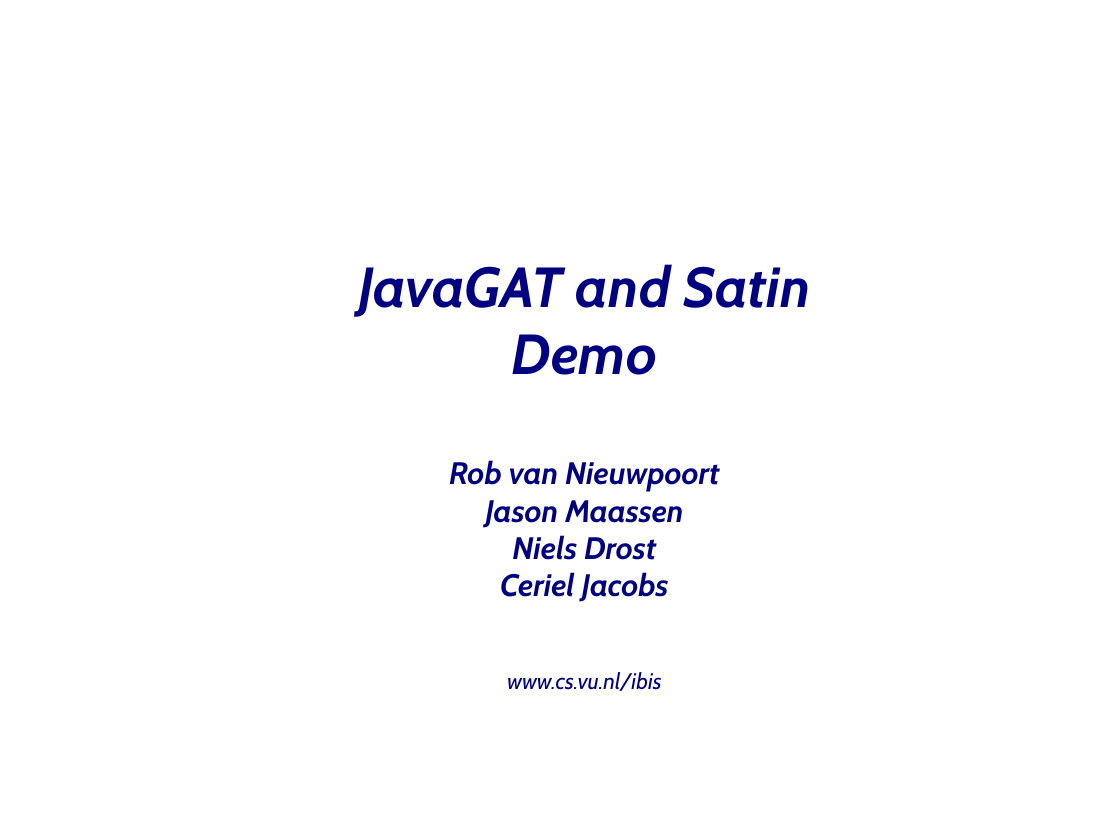
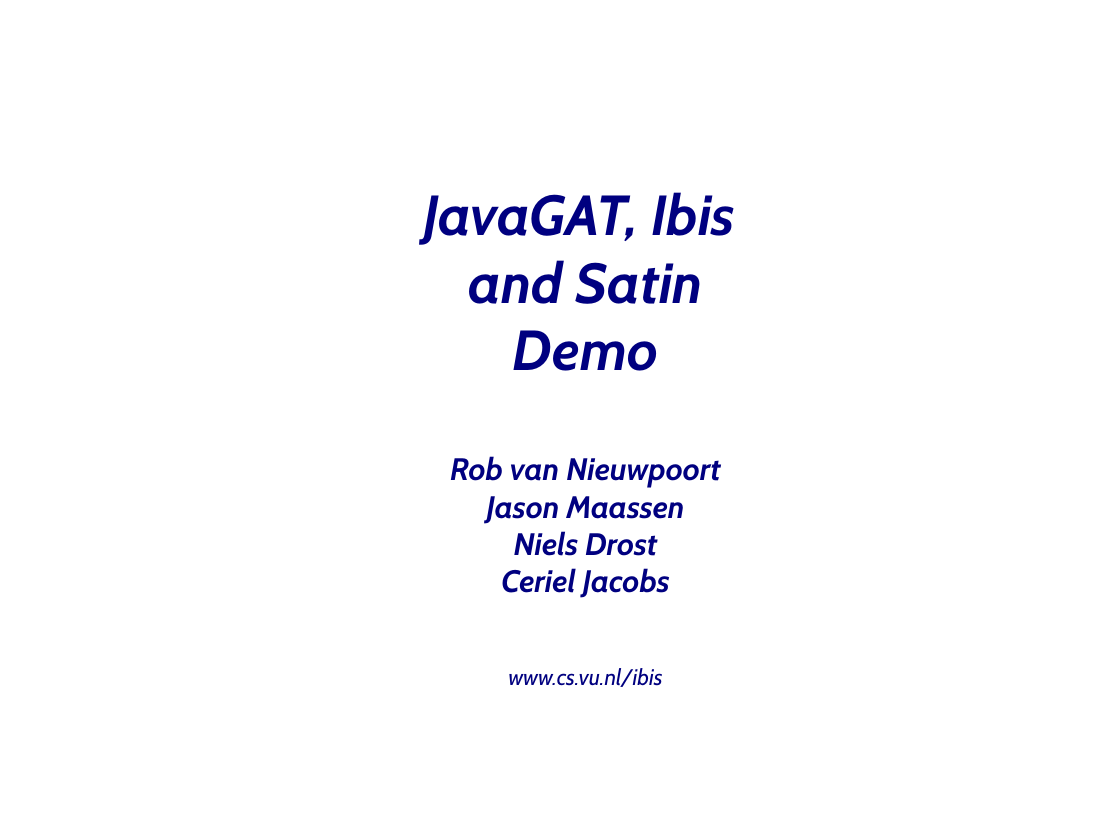
Before and after one commit to JungleComputing/barnes-demo, a slide deck: slide 1 of presentation.odp. Drawn at 1120x840 pixels with LibreOffice and Linux fonts; fonts in the diff are those of the drawing; background and template pictures are left out. Boxes give left, top, right and bottom in pixels: in the first picture for what was removed or moved away, otherwise in the second. Text is boxed around its words. In the diff, an @@ line names an element or a change of style, - is before the commit and + after.

```diff
--- a/presentation.odp
+++ b/presentation.odp
@@ title at (423, 192, 735, 687): text changed @@
-JavaGAT and Satin
-Demo
-Rob van Nieuwpoort
-Jason Maassen
-Niels Drost
-Ceriel Jacobs
-www.cs.vu.nl/ibis
+JavaGAT, Ibis
+and Satin
+Demo
+Rob van Nieuwpoort
+Jason Maassen
+Niels Drost
+Ceriel Jacobs
+www.cs.vu.nl/ibis
```
Also in this commit, not shown: 7 other slides changed, 3 slides added, 1 slide removed.
